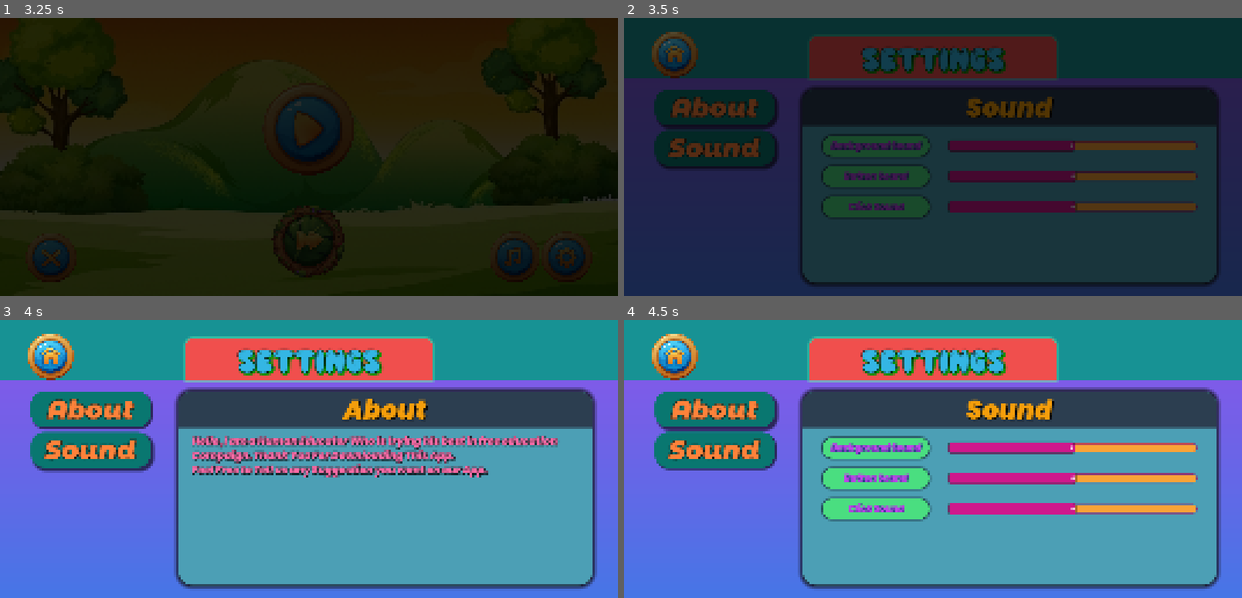
Above: before the commit, frames 1-4 (two rows, left to right).
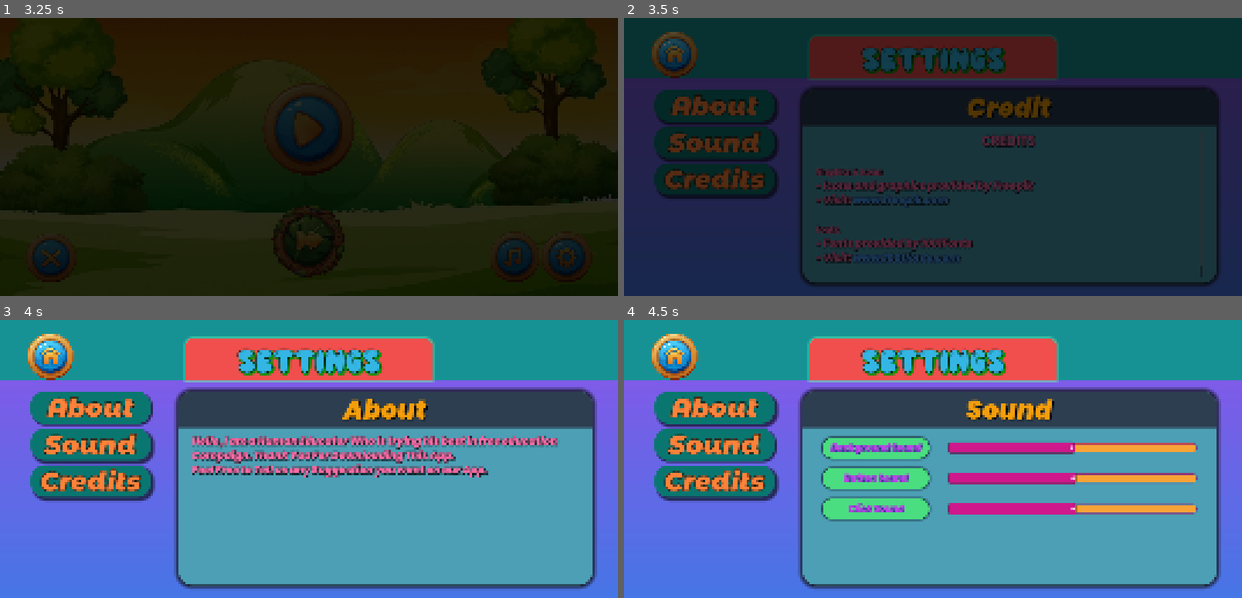
Above: after the commit, the same moments.

Repository: PramodCody/Kids_Classium
Game: Godot game, scene res://01_Main_Screen/01_Menu_Screen/scenes/menu_screen.tscn
Same seed, same stepped clock (60 frames per second), same inputs: the game is played once before the commit and once after it. Sound files missing from this copy of the repository are replaced by a short silence.
Inputs (mouse positions are in pixels of both pictures, inside the frame that each line leads up to):
- Up to frame 1 (3.25 s): click (309, 240) at 0.5 s; click (49, 54) at 1.25 s; click (512, 257) at 2 s; click (568, 257) at 2.75 s
- Up to frame 2 (3.5 s): no input
- Up to frame 3 (4 s): click "About" at 3.5 s
- Up to frame 4 (4.5 s): click "Sound" at 4.25 s

Frame 1 is identical in both runs. In frame 2, 12% of the frame differs, in the area x 4-93%, y 27-89%; in frame 3, 4.9%; in frame 4, 4.7%.

Commit message:
Credits Dialog of Setting Completed

Diff:
--- /dev/null
+++ b/01_Main_Screen/03_Settings/scenes/credit_dialog.tscn
@@ -0,0 +1,87 @@
+[gd_scene load_steps=6 format=3 uid="uid://cfa85bv5ak32t"]
+
+[ext_resource type="FontFile" uid="uid://bacib2a5cl6vh" path="res://01_Main_Screen/03_Settings/assests/Poppins-BlackItalic.ttf" id="1_sd13r"]
+[ext_resource type="Script" uid="uid://d2shaf4h62d0u" path="res://01_Main_Screen/03_Settings/scripts/rich_text_label.gd" id="2_7j33b"]
+
+[sub_resource type="StyleBoxFlat" id="StyleBoxFlat_8ga3f"]
+bg_color = Color(0.2977817, 0.62428975, 0.7096007, 1)
+corner_radius_top_left = 50
+corner_radius_top_right = 50
+corner_radius_bottom_right = 50
+corner_radius_bottom_left = 50
+shadow_color = Color(0.101960786, 0.10980392, 0.17254902, 1)
+shadow_size = 20
+
+[sub_resource type="StyleBoxFlat" id="StyleBoxFlat_0j0g5"]
+bg_color = Color(0.17254902, 0.24313726, 0.3137255, 1)
+corner_radius_top_left = 50
+corner_radius_top_right = 50
+
+[sub_resource type="LabelSettings" id="LabelSettings_8ga3f"]
+font_size = 100
+font_color = Color(0.9607843, 0.61960787, 0.043137256, 1)
+shadow_size = 5
+shadow_color = Color(0, 0, 0, 0.95686275)
+shadow_offset = Vector2(5, 5)
+
+[node name="Credit_Dialog" type="Panel"]
+anchors_preset = 15
+anchor_right = 1.0
+anchor_bottom = 1.0
+grow_horizontal = 2
+grow_vertical = 2
+theme_override_styles/panel = SubResource("StyleBoxFlat_8ga3f")
+metadata/_edit_use_anchors_ = true
+
+[node name="VBoxContainer" type="VBoxContainer" parent="."]
+layout_mode = 1
+anchors_preset = -1
+anchor_right = 1.0
+anchor_bottom = 1.0
+metadata/_edit_use_anchors_ = true
+
+[node name="Title" type="PanelContainer" parent="VBoxContainer"]
+layout_mode = 2
+size_flags_vertical = 3
+size_flags_stretch_ratio = 0.2
+theme_override_styles/panel = SubResource("StyleBoxFlat_0j0g5")
+
+[node name="Label" type="Label" parent="VBoxContainer/Title"]
+layout_mode = 2
+theme_override_fonts/font = ExtResource("1_sd13r")
+text = "Credit"
+label_settings = SubResource("LabelSettings_8ga3f")
+horizontal_alignment = 1
+vertical_alignment = 1
+
+[node name="MarginContainer" type="MarginContainer" parent="VBoxContainer"]
+layout_mode = 2
+size_flags_vertical = 3
+theme_override_constants/margin_left = 50
+theme_override_constants/margin_top = 20
+theme_override_constants/margin_right = 50
+theme_override_constants/margin_bottom = 20
+
+[node name="RichTextLabel" type="RichTextLabel" parent="VBoxContainer/MarginContainer"]
+layout_mode = 2
+size_flags_vertical = 3
+theme_override_colors/default_color = Color(0.9814107, 0.4187749, 0.65018797, 1)
+theme_override_colors/font_shadow_color = Color(0, 0, 0, 0.7294118)
+theme_override_constants/shadow_outline_size = 10
+theme_override_constants/shadow_offset_x = 2
+theme_override_constants/shadow_offset_y = 2
+theme_override_fonts/normal_font = ExtResource("1_sd13r")
+theme_override_font_sizes/normal_font_size = 40
+bbcode_enabled = true
+text = "[center][b][font_size=50]CREDITS[/font_size][/b][/center]
+
+[font_size=30][b]Graphics & Icons:[/b][/font_size]
+• Icons and graphics provided by Freepik
+• Visit: [url=https://www.freepik.com][color=#4A9EFF]www.freepik.com[/color][/url]
+
+[font_size=30][b]Fonts:[/b][/font_size]
+• Fonts provided by 1001Fonts
+• Visit: [url=https://www.1001fonts.com][color=#4A9EFF]www.1001fonts.com[/color][/url]
+
+[center][font_size=30][i]Special thanks to these resources for making this project possible.[/i][/font_size][/center]"
+script = ExtResource("2_7j33b")
--- a/01_Main_Screen/03_Settings/scenes/settings_dialog.tscn
+++ b/01_Main_Screen/03_Settings/scenes/settings_dialog.tscn
@@ -6,6 +6,7 @@
 [ext_resource type="FontFile" uid="uid://3wdruuibrgf1" path="res://01_Main_Screen/03_Settings/assests/Button_Font.otf" id="3_r1634"]
 [ext_resource type="PackedScene" uid="uid://r31ala550nrv" path="res://01_Main_Screen/03_Settings/scenes/sound_dialog.tscn" id="5_rgpvf"]
 [ext_resource type="Texture2D" uid="uid://cvxnovl846ury" path="res://00_Global_Commons/assests/General_Button.webp" id="6_5tvld"]
+[ext_resource type="PackedScene" uid="uid://cfa85bv5ak32t" path="res://01_Main_Screen/03_Settings/scenes/credit_dialog.tscn" id="6_tn0vf"]
 [ext_resource type="Script" uid="uid://f80gok7fjyoh" path="res://00_Global_Commons/scripts/home_button.gd" id="7_rgpvf"]
 
 [sub_resource type="Gradient" id="Gradient_8ga3f"]
@@ -241,6 +242,25 @@
 button_group = SubResource("ButtonGroup_r1634")
 text = "Sound"
 
+[node name="Credits" type="Button" parent="Full_Vbox/Bottom/HBoxContainer/ScrollContainer/MarginContainer/Buttons_Group" groups=["click_sound"]]
+layout_mode = 2
+size_flags_vertical = 3
+theme_override_colors/font_color = Color(1, 0.50980395, 0.22745098, 1)
+theme_override_colors/font_focus_color = Color(1, 0.50980395, 0.22745098, 1)
+theme_override_colors/font_pressed_color = Color(1, 0.50980395, 0.22745098, 1)
+theme_override_colors/font_hover_color = Color(1, 0.50980395, 0.22745098, 1)
+theme_override_colors/font_hover_pressed_color = Color(1, 0.50980395, 0.22745098, 1)
+theme_override_constants/outline_size = 10
+theme_override_fonts/font = ExtResource("3_r1634")
+theme_override_font_sizes/font_size = 100
+theme_override_styles/normal = SubResource("StyleBoxFlat_5tvld")
+theme_override_styles/pressed = SubResource("StyleBoxFlat_sdlx6")
+theme_override_styles/hover = SubResource("StyleBoxFlat_565qe")
+theme_override_styles/focus = SubResource("StyleBoxFlat_wmnlh")
+toggle_mode = true
+button_group = SubResource("ButtonGroup_r1634")
+text = "Credits"
+
 [node name="Control" type="Control" parent="Full_Vbox/Bottom/HBoxContainer/ScrollContainer/MarginContainer/Buttons_Group"]
 layout_mode = 2
 size_flags_vertical = 3
@@ -261,6 +281,11 @@
 layout_mode = 2
 
 [node name="Sound_Dialog" parent="Full_Vbox/Bottom/HBoxContainer/Action_Box" instance=ExtResource("5_rgpvf")]
+unique_name_in_owner = true
+visible = false
+layout_mode = 2
+
+[node name="Credit_Dialog" parent="Full_Vbox/Bottom/HBoxContainer/Action_Box" instance=ExtResource("6_tn0vf")]
 unique_name_in_owner = true
 layout_mode = 2
 
@@ -283,5 +308,6 @@
 
 [connection signal="toggled" from="Full_Vbox/Bottom/HBoxContainer/ScrollContainer/MarginContainer/Buttons_Group/About" to="Full_Vbox/Bottom/HBoxContainer/ScrollContainer/MarginContainer/Buttons_Group" method="_on_about_toggled"]
 [connection signal="toggled" from="Full_Vbox/Bottom/HBoxContainer/ScrollContainer/MarginContainer/Buttons_Group/Sound" to="Full_Vbox/Bottom/HBoxContainer/ScrollContainer/MarginContainer/Buttons_Group" method="_on_sound_toggled"]
+[connection signal="toggled" from="Full_Vbox/Bottom/HBoxContainer/ScrollContainer/MarginContainer/Buttons_Group/Credits" to="Full_Vbox/Bottom/HBoxContainer/ScrollContainer/MarginContainer/Buttons_Group" method="_on_credits_toggled"]
 [connection signal="button_down" from="Home_Button" to="Home_Button" method="_on_button_down"]
 [connection signal="button_up" from="Home_Button" to="Home_Button" method="_on_button_up"]
--- a/01_Main_Screen/03_Settings/scripts/buttons_group.gd
+++ b/01_Main_Screen/03_Settings/scripts/buttons_group.gd
@@ -1,9 +1,17 @@
 extends VBoxContainer
 
 func _on_about_toggled(toggled_on: bool) -> void:
+	%Credit_Dialog.visible = false
 	%Sound_Dialog.visible = false
 	%About_Dialog.visible = true
 
 func _on_sound_toggled(toggled_on: bool) -> void:
+	%Credit_Dialog.visible = false
 	%About_Dialog.visible = false
 	%Sound_Dialog.visible = true
+
+
+func _on_credits_toggled(toggled_on: bool) -> void:
+	%Sound_Dialog.visible = false
+	%Credit_Dialog.visible = true
+	%About_Dialog.visible = false
--- /dev/null
+++ b/01_Main_Screen/03_Settings/scripts/rich_text_label.gd
@@ -0,0 +1,10 @@
+extends RichTextLabel
+
+func _ready():
+	# Connect the signal that detects when a link is clicked
+	meta_clicked.connect(_on_meta_clicked)
+
+
+func _on_meta_clicked(meta):
+	# This opens the URL in the user's default browser
+	OS.shell_open(str(meta))
Not shown: 1 places in 01_Main_Screen/03_Settings/scenes/settings_dialog.tscn that only renumber resources
Not shown, added: 01_Main_Screen/03_Settings/scripts/rich_text_label.gd.uid
Not shown, changed: Kids_Classium.apk
Not shown, changed: Kids_Classium.apk.idsig
